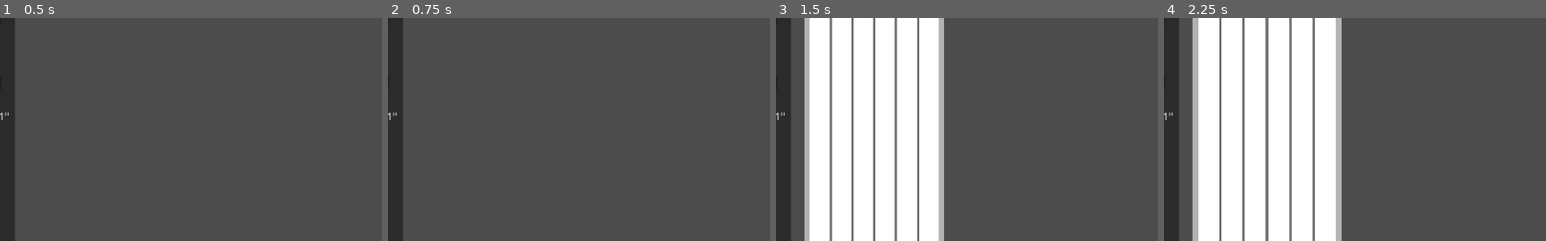
Above: before the commit, frames 1-4 (left to right).
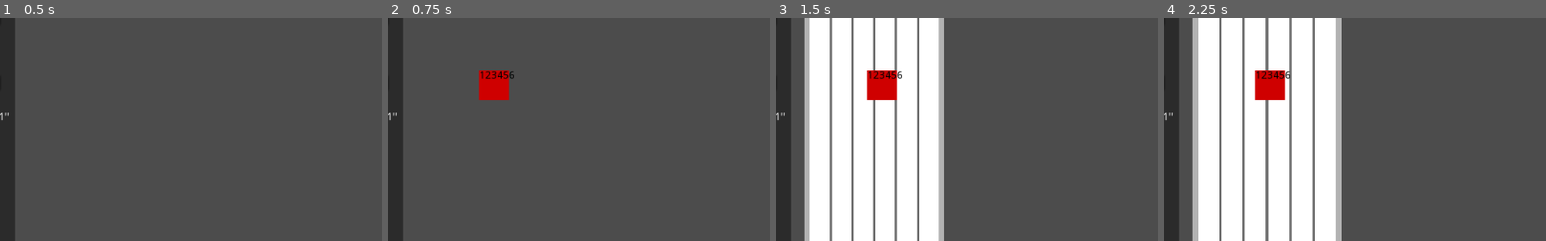
Above: after the commit, the same moments.

Repository: majormunky/GodotPageLayout
Game: Godot game, scene res://App.tscn
Two runs of this game, one before a commit and one after it. Both use one fixed random seed, a clock stepped at 60 frames per second and the inputs below.
Inputs:
- Up to frame 1 (0.5 s): no input
- Up to frame 2 (0.75 s): click "Place" at 0.5 s
- Up to frame 3 (1.5 s): click "Add Page" at 1.25 s
- Up to frame 4 (2.25 s): click "Zoom In" at 2 s
The pictures show only the part of the screen within x 17-67%, y 5-55%; the shares and areas given below are measured in that part.

Frame 1 is identical in both runs. In frame 2, 1.1% of the frame differs, in the area x 23-33%, y 23-37%; in frame 3, 1.1%; in frame 4, 1.1%, in the area x 23-33%, y 23-38%.

Commit message:
When clicking on the place buttons we now place an ad down and set the label to the ad number from the ad row

Diff:
--- a/AdRect.gd
+++ b/AdRect.gd
@@ -1,7 +1,9 @@
 extends ColorRect
 
 onready var label = $Label
-var ad_number = "1233"
+var ad_number = "n/a"
+var columns = null
+var height = null
 
 signal ad_clicked(ad_rect)
 
@@ -9,6 +11,12 @@
 # Called when the node enters the scene tree for the first time.
 func _ready():
 	label.text = ad_number
+
+
+func setup(data):
+	ad_number = data["ad_number"]
+	columns = data["columns"]
+	height = data["height"]
 
 
 func _gui_input(event):
--- a/App.gd
+++ b/App.gd
@@ -37,6 +37,15 @@
 	new_row.setup(data)
 
 
+func create_ad(data):
+	var new_ad = AdRect.instance()
+	new_ad.rect_position.x = 300
+	new_ad.rect_position.y = 100
+	new_ad.setup(data)
+	new_ad.connect("ad_clicked", self, "_on_ad_clicked", [new_ad])
+	ad_container.add_child(new_ad)
+
+
 func _on_ad_clicked(target):
 	if is_dragging:
 		is_dragging = false
@@ -48,7 +57,8 @@
 
 
 func _on_place_clicked(row):
-	print("Place clicked", row)
+	var data = row.get_data()
+	create_ad(data)
 
 
 func update_page_zoom():
